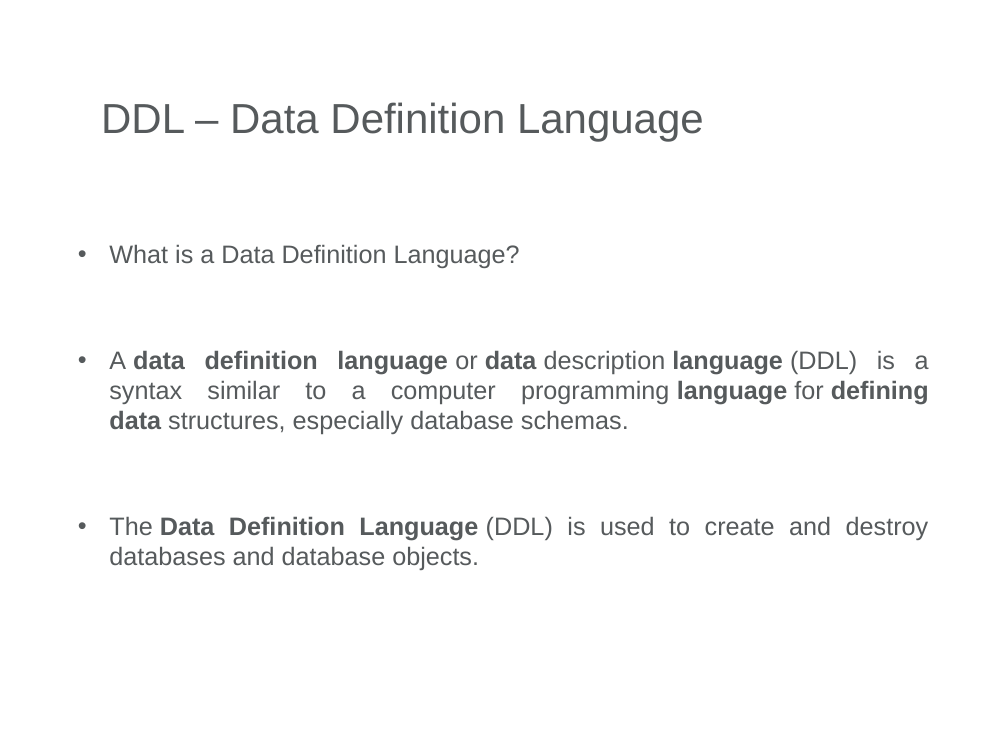
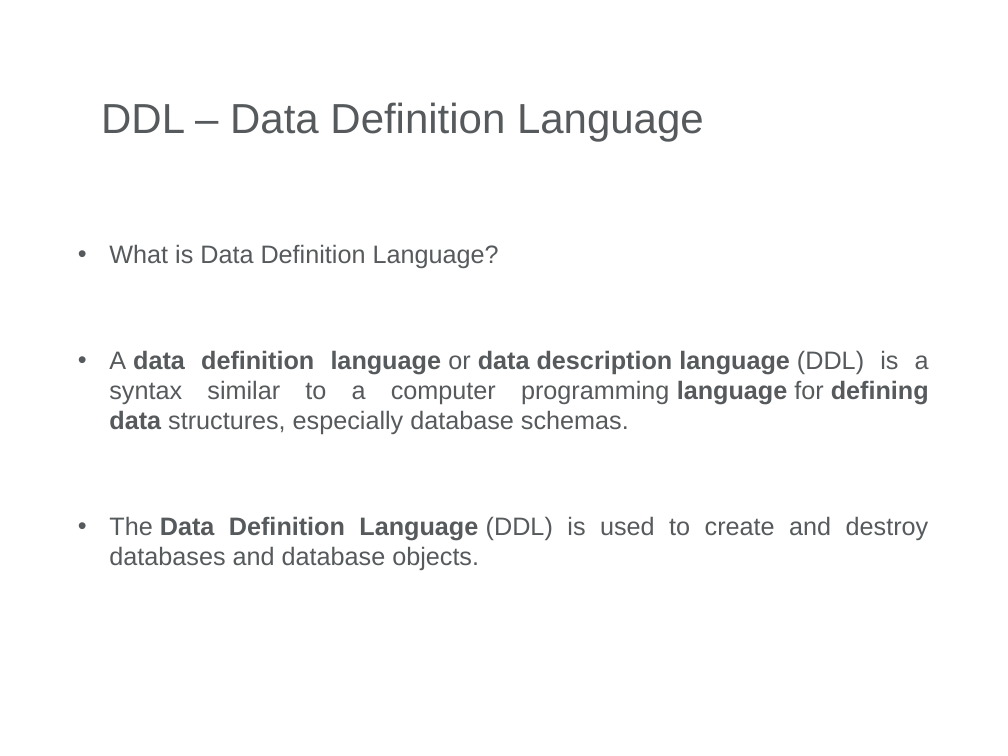
Before and after one commit to radu-duca/JavaDocs, a slide deck: slide 9 of SQL/Prezentare_Workshop/SQL Presentation.pptx. Drawn at 1008x756 pixels with LibreOffice and Linux fonts; fonts in the diff are those of the drawing; background and template pictures are left out. Boxes give left, top, right and bottom in pixels: in the first picture for what was removed or moved away, otherwise in the second. Text is boxed around its words. In the diff, an @@ line names an element or a change of style, - is before the commit and + after.

```diff
--- a/SQL/Prezentare_Workshop/SQL Presentation.pptx
+++ b/SQL/Prezentare_Workshop/SQL Presentation.pptx
@@ text at (x1=109, y1=244, x2=499, y2=268): text changed @@
-• What is a Data Definition Language?
+• What is Data Definition Language?
@@ text at (x1=109, y1=350, x2=929, y2=434): bold on in "description" @@
```
Also in this commit, not shown: 9 other slides changed, 2 slides added, 2 slides removed, 2 other files.
